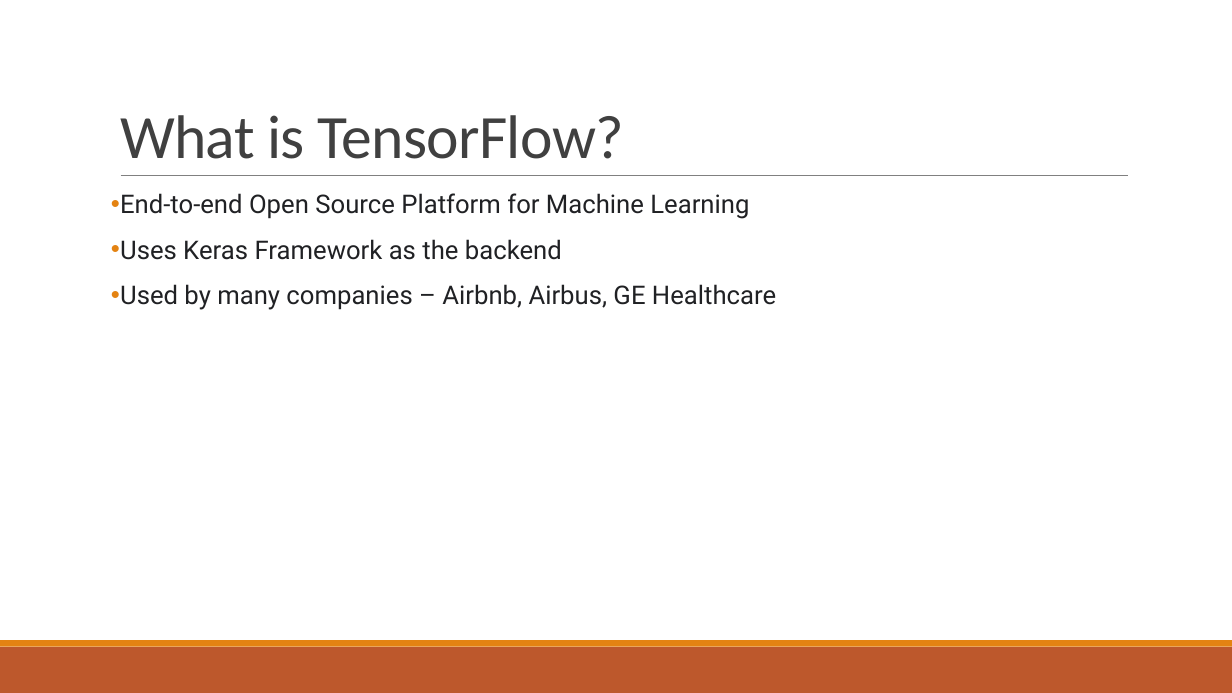
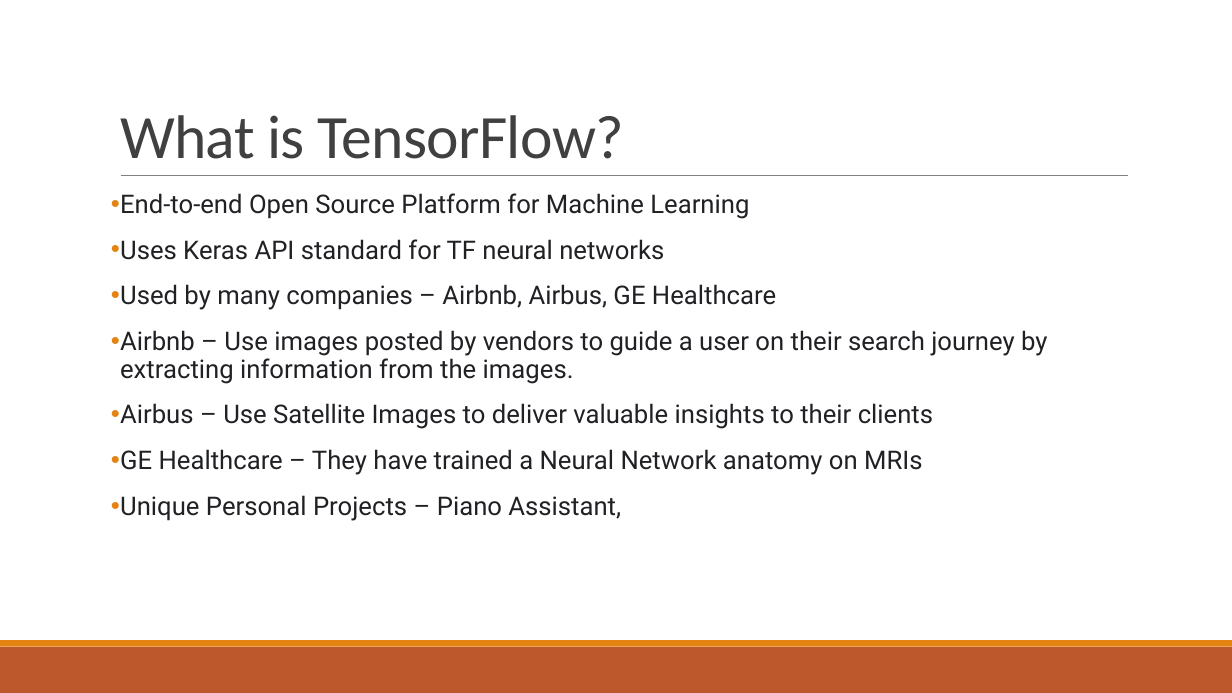
Before and after one commit to agx01/tf_presentation, a slide deck: slide 2 of Tensorflow_presentation.pptx. Drawn at 1232x693 pixels with LibreOffice and Linux fonts; fonts in the diff are those of the drawing. Boxes give left, top, right and bottom in pixels: in the first picture for what was removed or moved away, otherwise in the second. Text is boxed around its words. In the diff, an @@ line names an element or a change of style, - is before the commit and + after.

```diff
--- a/Tensorflow_presentation.pptx
+++ b/Tensorflow_presentation.pptx
@@ text at (120,239,664,260): text changed @@
-• Uses Keras Framework as the backend
+• Uses Keras API standard for TF neural networks
@@ text at (120,330,1047,521): paragraphs added @@
+• Airbnb – Use images posted by vendors to guide a user on their search journey by extracting information from the images.
+• Airbus – Use Satellite Images to deliver valuable insights to their clients
+• GE Healthcare – They have trained a Neural Network anatomy on MRIs
+• Unique Personal Projects – Piano Assistant,
```
Also in this commit, not shown: 2 other slides changed, 12 slides added, 2 slides removed, 7 other files.
